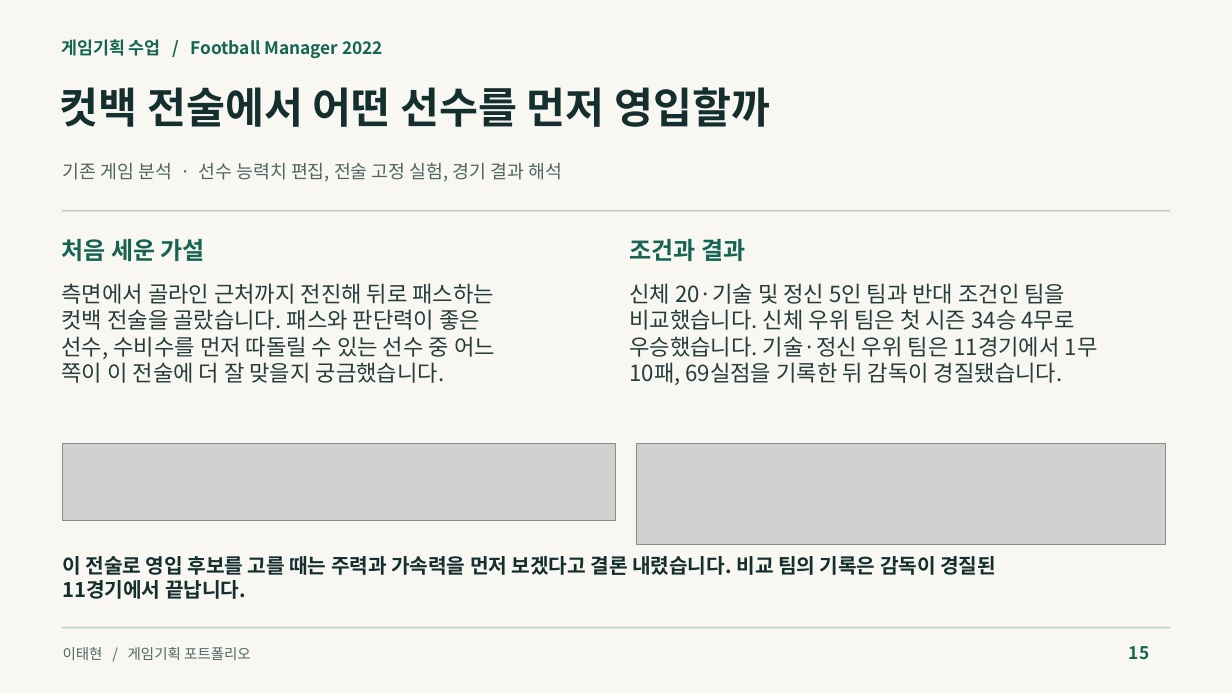
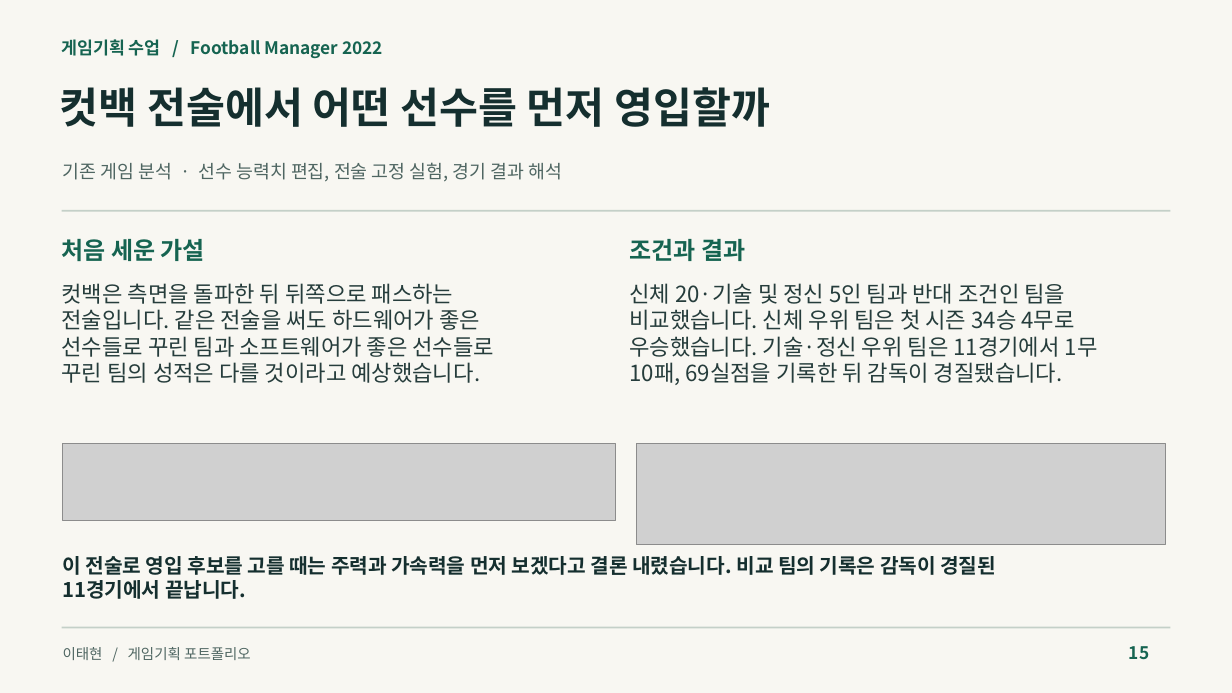
Before and after one commit to 2021180033-LTH/game-programming-portfolio, a slide deck: slide 15 of portfolio/game-design/LeeTaehyun_GameDesign_Portfolio.pptx. Drawn at 1232x693 pixels with LibreOffice and Linux fonts; fonts in the diff are those of the drawing; grey boxes stand for pictures. Boxes give left, top, right and bottom in pixels: in the first picture for what was removed or moved away, otherwise in the second. Text is boxed around its words. In the diff, an @@ line names an element or a change of style, - is before the commit and + after.

```diff
--- a/portfolio/game-design/LeeTaehyun_GameDesign_Portfolio.pptx
+++ b/portfolio/game-design/LeeTaehyun_GameDesign_Portfolio.pptx
@@ text at (62, 283, 495, 383): text changed @@
-측면에서 골라인 근처까지 전진해 뒤로 패스하는
-컷백 전술을 골랐습니다. 패스와 판단력이 좋은
-선수, 수비수를 먼저 따돌릴 수 있는 선수 중 어느
-쪽이 이 전술에 더 잘 맞을지 궁금했습니다.
+컷백은 측면을 돌파한 뒤 뒤쪽으로 패스하는
+전술입니다. 같은 전술을 써도 하드웨어가 좋은
+선수들로 꾸린 팀과 소프트웨어가 좋은 선수들로
+꾸린 팀의 성적은 다를 것이라고 예상했습니다.
```
Also in this commit, not shown: 3 other slides changed, 5 other files.
